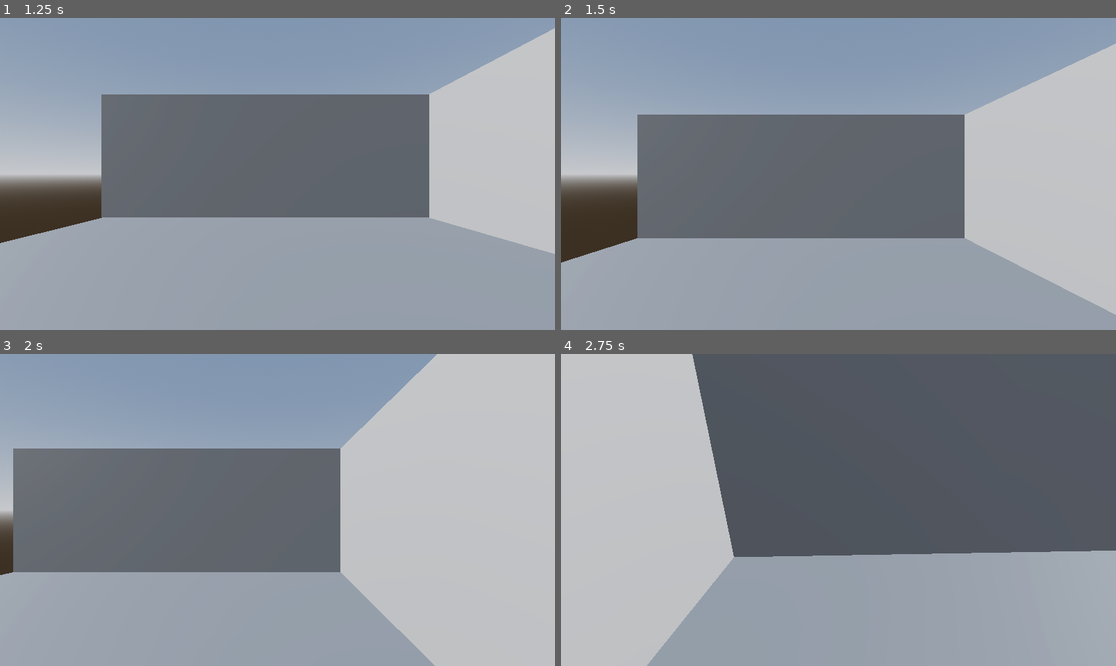
Above: before the commit, frames 1-4 (two rows, left to right).
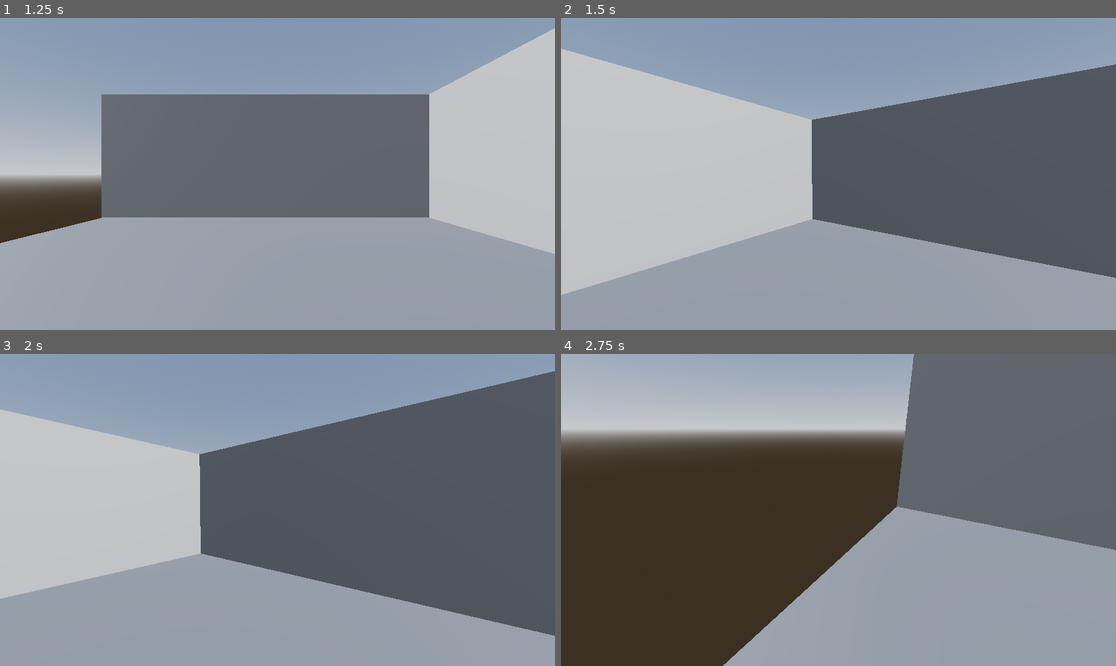
Above: after the commit, the same moments.

Repository: moriartyjk/nova_horizons
Game: Godot game, scene res://scenes/menus/main_menu.tscn
The game is run twice, just before and just after one commit, with the same random seed, the same clock (stepped at 60 frames per second) and the same inputs.
Inputs (mouse positions are in pixels of both pictures, inside the frame that each line leads up to):
- Up to frame 1 (1.25 s): click "Play" at 0.5 s
- Up to frame 2 (1.5 s): tap Enter (ui_accept) at 1.25 s; move the mouse to (960, 158) at 1.27 s; hold D (move_right) from 1.28 s (still down); click (960, 158) at 1.42 s
- Up to frame 3 (2 s): keep holding D (move_right); tap Enter (ui_accept) at 1.52 s
- Up to frame 4 (2.75 s): move the mouse to (810, 510) at 2.02 s; release D (move_right) at 2.03 s; hold W (move_forward) from 2.03 s (still down); tap Enter (ui_accept) at 2.27 s

Frame 1 is identical in both runs. In frame 2, 43% of the frame differs, in the area x 0-100%, y 8-96%; in frame 3, 52%; in frame 4, 53%, in the area x 0-100%, y 0-100%.

Commit message:
captured mouse on game load

Diff:
--- a/scenes/robo_drone.tscn
+++ b/scenes/robo_drone.tscn
@@ -23,3 +23,5 @@
 transform = Transform3D(1, 0, 0, 0, 1, 0, 0, 0, 1, 0, 0.731932, 0)
 
 [node name="Camera3D" type="Camera3D" parent="CharacterBody3D/Neck"]
+
+[connection signal="ready" from="CharacterBody3D" to="CharacterBody3D" method="_on_ready"]
--- a/scripts/player.gd
+++ b/scripts/player.gd
@@ -7,6 +7,14 @@
 
 @onready var neck: Node3D = $Neck
 @onready var camera: Camera3D = $Neck/Camera3D
+
+
+
+func _on_ready() -> void:
+	# integrate mouse into game on scene ready
+	Input.mouse_mode = Input.MOUSE_MODE_CAPTURED
+
+
 
 func _unhandled_input(event: InputEvent) -> void:
 
